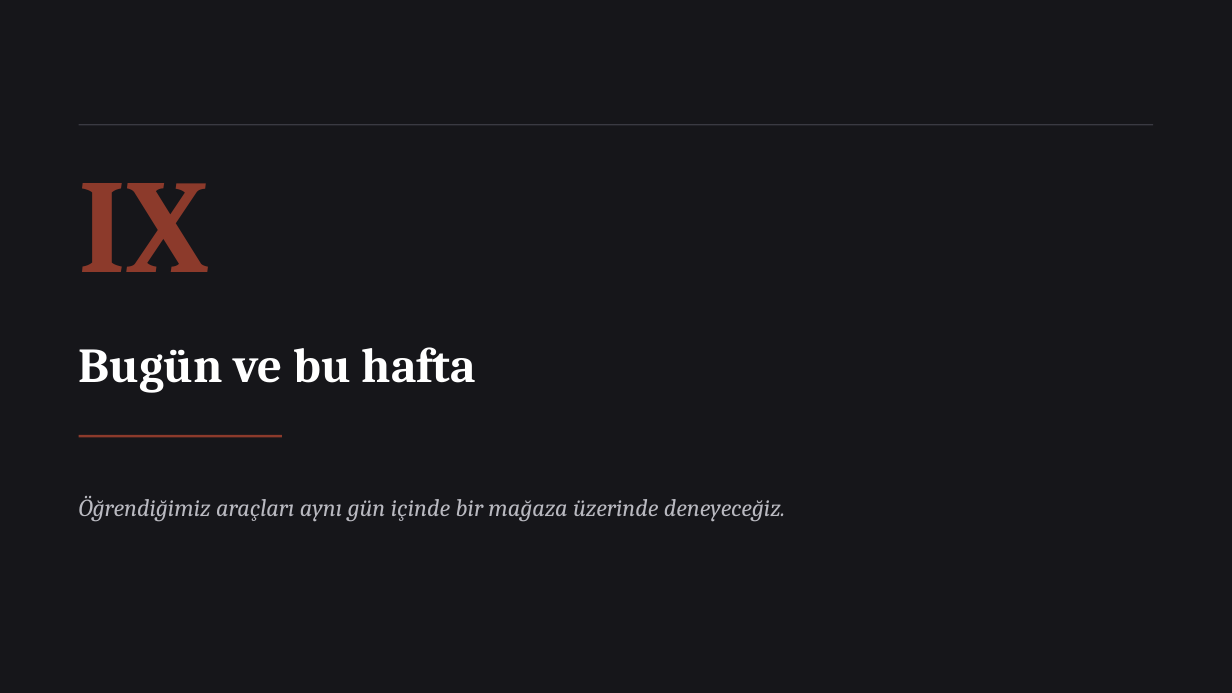
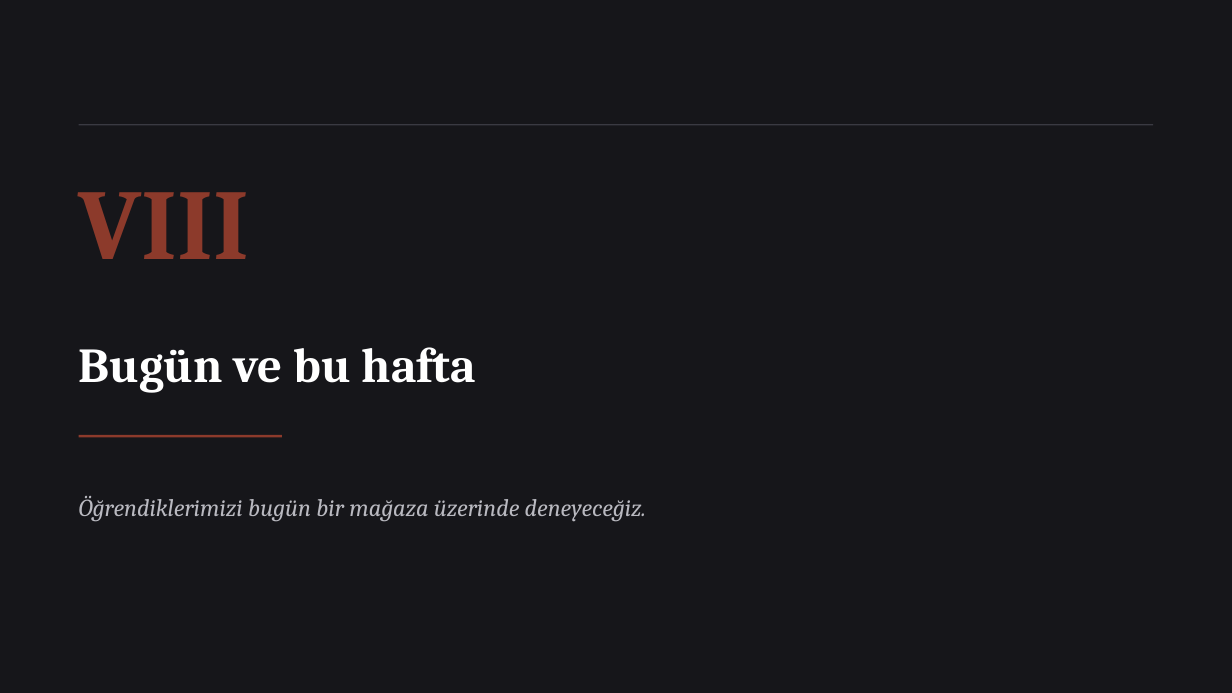
Before and after one commit to bunal91/sanat-ve-mekan, a slide deck: slide 33 of magaza-tasarimi-dersi/Gun1-Marka-Anahtari-ve-Musteri-Deneyimi.pptx (slide 42 before the commit). Drawn at 1232x693 pixels with LibreOffice and Linux fonts; fonts in the diff are those of the drawing. Boxes give left, top, right and bottom in pixels: in the first picture for what was removed or moved away, otherwise in the second. Text is boxed around its words. In the diff, an @@ line names an element or a change of style, - is before the commit and + after.

```diff
--- a/magaza-tasarimi-dersi/Gun1-Marka-Anahtari-ve-Musteri-Deneyimi.pptx
+++ b/magaza-tasarimi-dersi/Gun1-Marka-Anahtari-ve-Musteri-Deneyimi.pptx
@@ text at [79,192,250,259]: text changed; size 104 to 78 pt @@
-IX
+VIII
@@ text at [79,496,646,521]: text changed @@
-Öğrendiğimiz araçları aynı gün içinde bir mağaza üzerinde deneyeceğiz.
+Öğrendiklerimizi bugün bir mağaza üzerinde deneyeceğiz.
```
Also in this commit, not shown: 26 other slides changed, 10 slides added, 20 slides removed, 1 other file.
